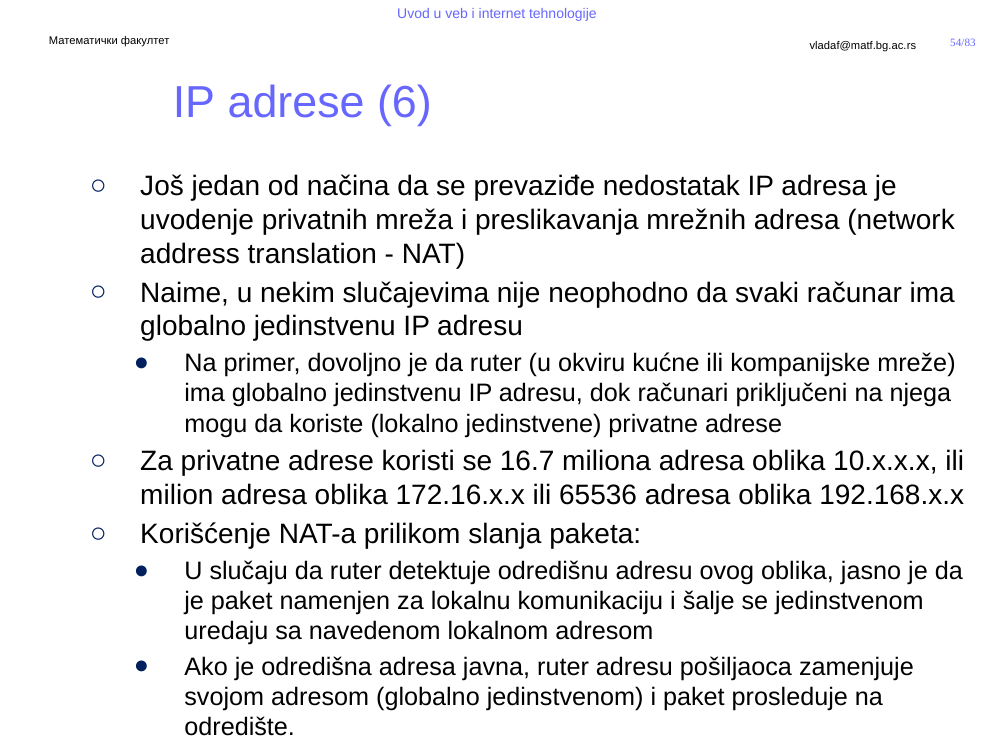
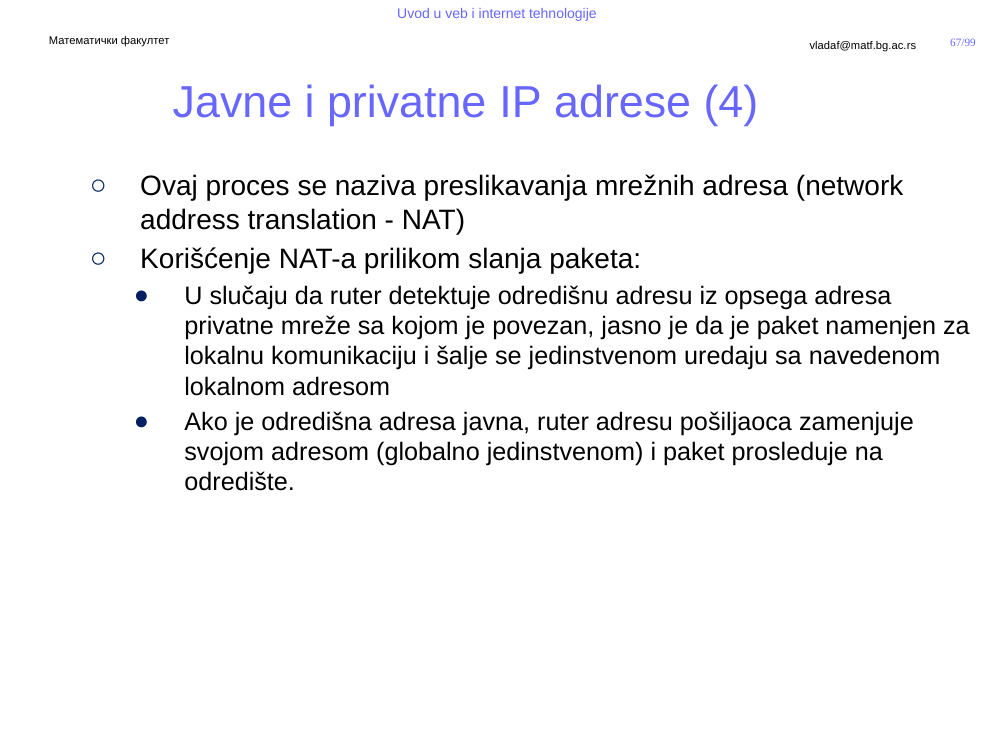
Before and after one commit to MatfUVIT/info, a slide deck: slide 67 of predavanja/prezentacije/UVIT01-02-Uvod u Internet.pptx (slide 54 before the commit). Drawn at 1008x756 pixels with LibreOffice and Linux fonts; fonts in the diff are those of the drawing; background and template pictures are left out. Boxes give left, top, right and bottom in pixels: in the first picture for what was removed or moved away, otherwise in the second. Text is boxed around its words. In the diff, an @@ line names an element or a change of style, - is before the commit and + after.

```diff
--- a/predavanja/prezentacije/UVIT01-02-Uvod u Internet.pptx
+++ b/predavanja/prezentacije/UVIT01-02-Uvod u Internet.pptx
@@ page number at [950,38,976,46]: text changed @@
-54/83
+67/99
@@ title at [173,84,759,126]: text changed @@
-IP adrese (6)
+Javne i privatne IP adrese (4)
@@ text at [140,174,903,234]: text changed @@
-  ○ Još jedan od načina da se prevaziđe nedostatak IP adresa je uvodenje privatnih mreža i preslikavanja mrežnih adresa (network address translation - NAT)
-  ○ Naime, u nekim slučajevima nije neophodno da svaki računar ima globalno jedinstvenu IP adresu
-    ● Na primer, dovoljno je da ruter (u okviru kućne ili kompanijske mreže) ima globalno jedinstvenu IP adresu, dok računari priključeni na njega mogu da koriste (lokalno jedinstvene) privatne adrese
-  ○ Za privatne adrese koristi se 16.7 miliona adresa oblika 10.x.x.x, ili milion adresa oblika 172.16.x.x ili 65536 adresa oblika 192.168.x.x
+  ○ Ovaj proces se naziva preslikavanja mrežnih adresa (network address translation - NAT)
@@ text at [184,285,970,396]: text changed @@
-    ● U slučaju da ruter detektuje odredišnu adresu ovog oblika, jasno je da je paket namenjen za lokalnu komunikaciju i šalje se jedinstvenom uredaju sa navedenom lokalnom adresom
+    ● U slučaju da ruter detektuje odredišnu adresu iz opsega adresa privatne mreže sa kojom je povezan, jasno je da je paket namenjen za lokalnu komunikaciju i šalje se jedinstvenom uredaju sa navedenom lokalnom adresom
```
Also in this commit, not shown: 27 other slides changed, 18 slides added, 2 slides removed, 3 other files.
